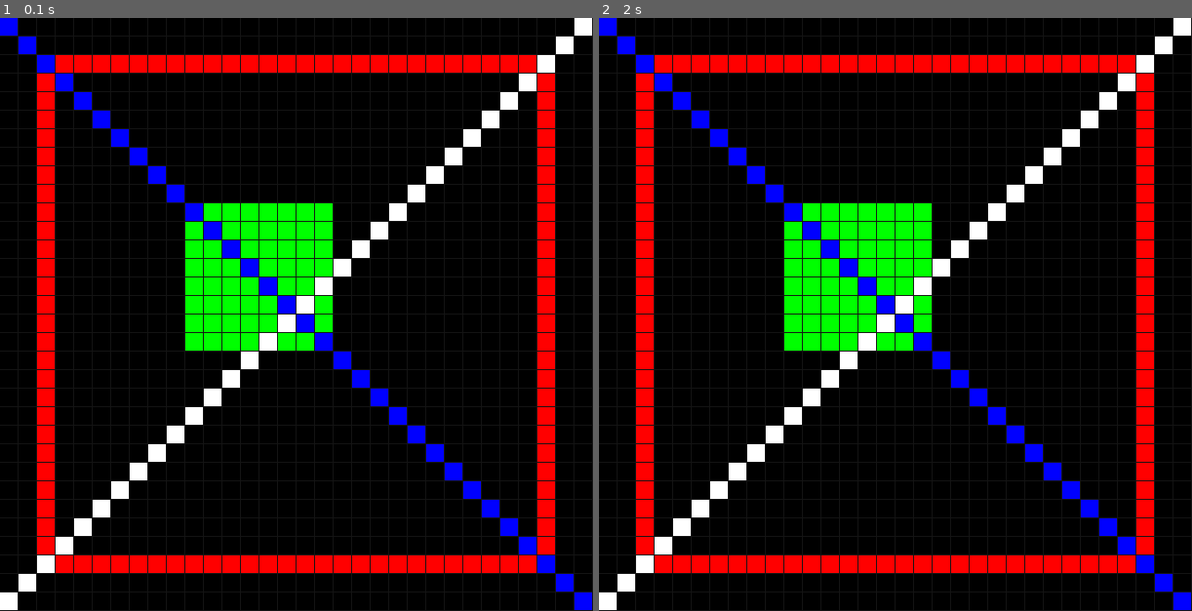
Above: before the commit, frames 1-2 (left to right).
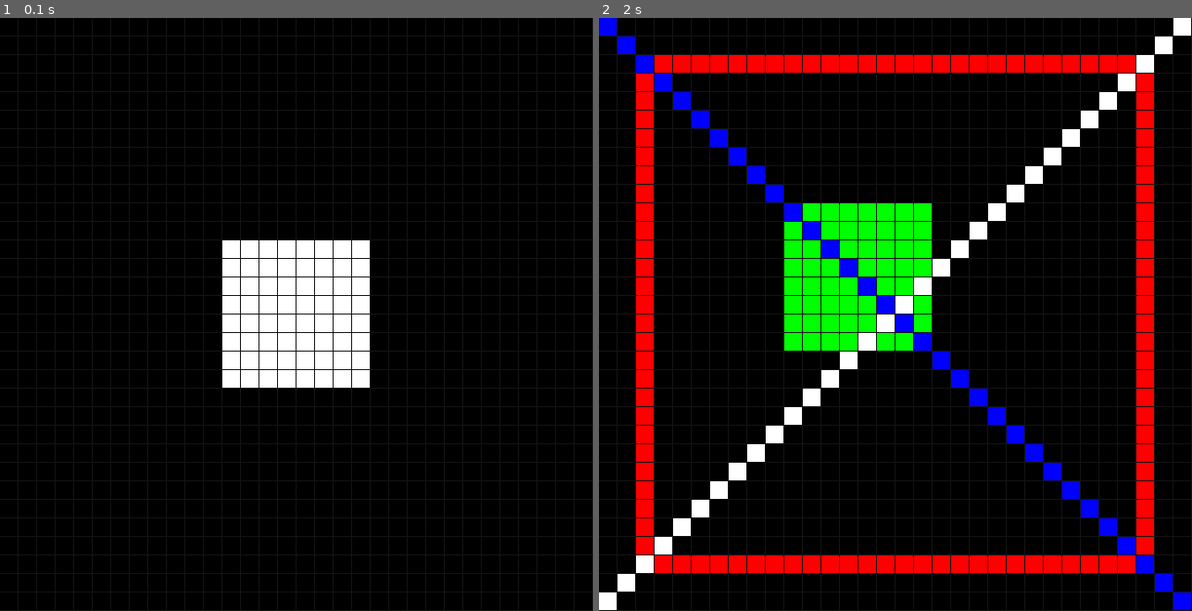
Above: after the commit, the same moments.

Repository: vvaraadd/Lumina
Game: pygame game, started from main.py
The game is run twice, just before and just after one commit, with the same random seed, the same clock (stepped at 60 frames per second) and the same inputs.
Inputs:
- Up to frame 1 (0.1 s): no input
- Up to frame 2 (2 s): no input

The runs differ from the first frame. In frame 1, 21% of the frame differs, in the area x 0-100%, y 0-100%; in frame 2, nothing differs.

Commit message:
Implement screen framework

Diff:
--- a/core/app.py
+++ b/core/app.py
@@ -1,6 +1,6 @@
 try:
     import pygame
-except Exception:
+except Exception:  # pragma: no cover - fallback for environments without pygame
     class _Clock:
         def tick(self, fps=0):
             return None
@@ -10,8 +10,13 @@
         def get():
             return []
 
+    class _TimeModule:
+        @staticmethod
+        def Clock():
+            return _Clock()
+
     class _PygameStub:
-        time = _Clock()
+        time = _TimeModule()
         event = _EventModule()
         QUIT = 256
 
@@ -19,7 +24,7 @@
 
 from core.display import Display
 from core.framebuffer import FrameBuffer
-from core.colors import RED, GREEN, BLUE, WHITE
+from core.screen_manager import ScreenManager
 
 import config
 
@@ -30,6 +35,7 @@
 
         self.display = Display()
         self.framebuffer = FrameBuffer()
+        self.screen_manager = ScreenManager()
 
         self.running = True
 
@@ -44,48 +50,16 @@
                 if event.type == pygame.QUIT:
                     self.running = False
 
-            # -------------------------
-            # Demo
-            # -------------------------
+            # Update the current screen
+            self.screen_manager.update()
 
-            self.framebuffer.clear()
+            # Draw the current screen
+            self.screen_manager.draw(self.framebuffer)
 
-            self.framebuffer.draw_rectangle(
-                2,
-                2,
-                28,
-                28,
-                RED,
-            )
-
-            self.framebuffer.fill_rectangle(
-                10,
-                10,
-                8,
-                8,
-                GREEN,
-            )
-
-            self.framebuffer.draw_line(
-                0,
-                0,
-                31,
-                31,
-                BLUE,
-            )
-
-            self.framebuffer.draw_line(
-                31,
-                0,
-                0,
-                31,
-                WHITE,
-            )
-
-            # -------------------------
-
+            # Render the framebuffer
             self.display.render(self.framebuffer)
 
+            # Limit FPS
             self.clock.tick(config.FPS)
 
         self.display.close()
--- a/core/screen_manager.py
+++ b/core/screen_manager.py
@@ -0,0 +1,31 @@
+from screens.splash import SplashScreen
+
+
+class ScreenManager:
+    """
+    Controls which screen is active.
+    """
+
+    def __init__(self):
+
+        self.current_screen = SplashScreen()
+
+    def set_screen(self, screen):
+
+        self.current_screen = screen
+
+    def update(self):
+
+        self.current_screen.update()
+
+        if self.current_screen.is_finished():
+
+            next_screen = self.current_screen.next_screen()
+
+            if next_screen is not None:
+
+                self.set_screen(next_screen)
+
+    def draw(self, framebuffer):
+
+        self.current_screen.draw(framebuffer)
--- /dev/null
+++ b/screens/base.py
@@ -0,0 +1,31 @@
+class Screen:
+    """
+    Base class for every Lumina screen.
+    """
+
+    def __init__(self):
+        pass
+
+    def update(self):
+        """
+        Update the screen.
+        """
+        pass
+
+    def draw(self, framebuffer):
+        """
+        Draw the screen.
+        """
+        pass
+
+    def is_finished(self):
+        """
+        Returns True when this screen is finished.
+        """
+        return False
+
+    def next_screen(self):
+        """
+        Returns the next screen.
+        """
+        return None
--- /dev/null
+++ b/screens/demo.py
@@ -0,0 +1,44 @@
+from screens.base import Screen
+from core.colors import RED, GREEN, BLUE, WHITE
+
+
+class DemoScreen(Screen):
+
+    def update(self):
+        pass
+
+    def draw(self, framebuffer):
+
+        framebuffer.clear()
+
+        framebuffer.draw_rectangle(
+            2,
+            2,
+            28,
+            28,
+            RED,
+        )
+
+        framebuffer.fill_rectangle(
+            10,
+            10,
+            8,
+            8,
+            GREEN,
+        )
+
+        framebuffer.draw_line(
+            0,
+            0,
+            31,
+            31,
+            BLUE,
+        )
+
+        framebuffer.draw_line(
+            31,
+            0,
+            0,
+            31,
+            WHITE,
+        )
--- a/screens/splash.py
+++ b/screens/splash.py
@@ -0,0 +1,37 @@
+from screens.base import Screen
+from screens.demo import DemoScreen
+
+from core.colors import WHITE
+
+
+class SplashScreen(Screen):
+
+    def __init__(self):
+
+        super().__init__()
+
+        self.frames = 0
+
+    def update(self):
+
+        self.frames += 1
+
+    def draw(self, framebuffer):
+
+        framebuffer.clear()
+
+        framebuffer.fill_rectangle(
+            12,
+            12,
+            8,
+            8,
+            WHITE,
+        )
+
+    def is_finished(self):
+
+        return self.frames >= 120
+
+    def next_screen(self):
+
+        return DemoScreen()
